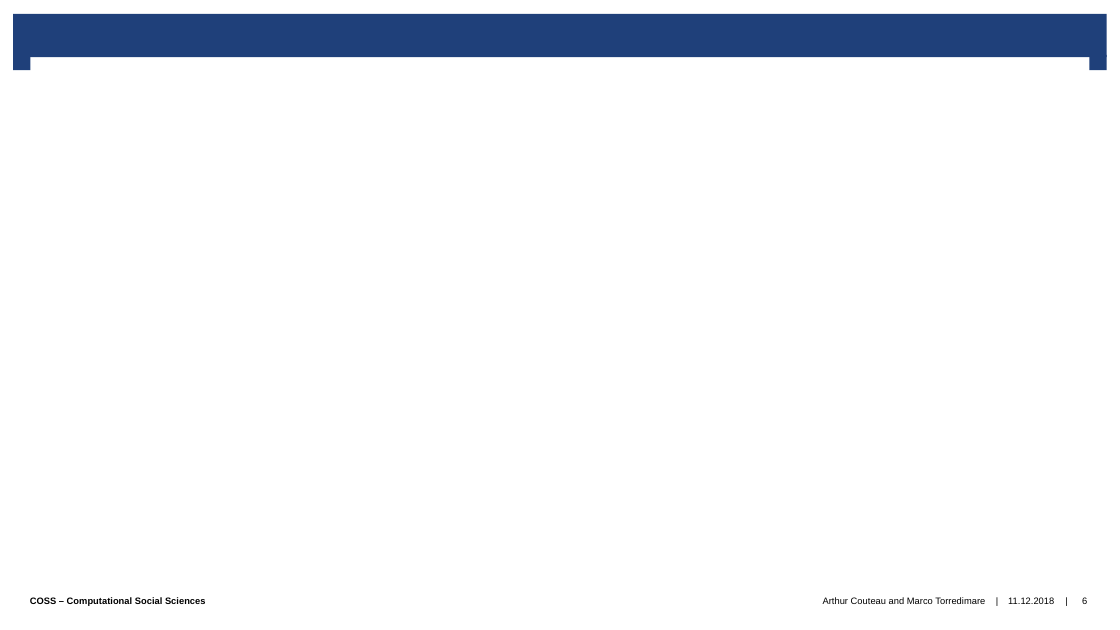
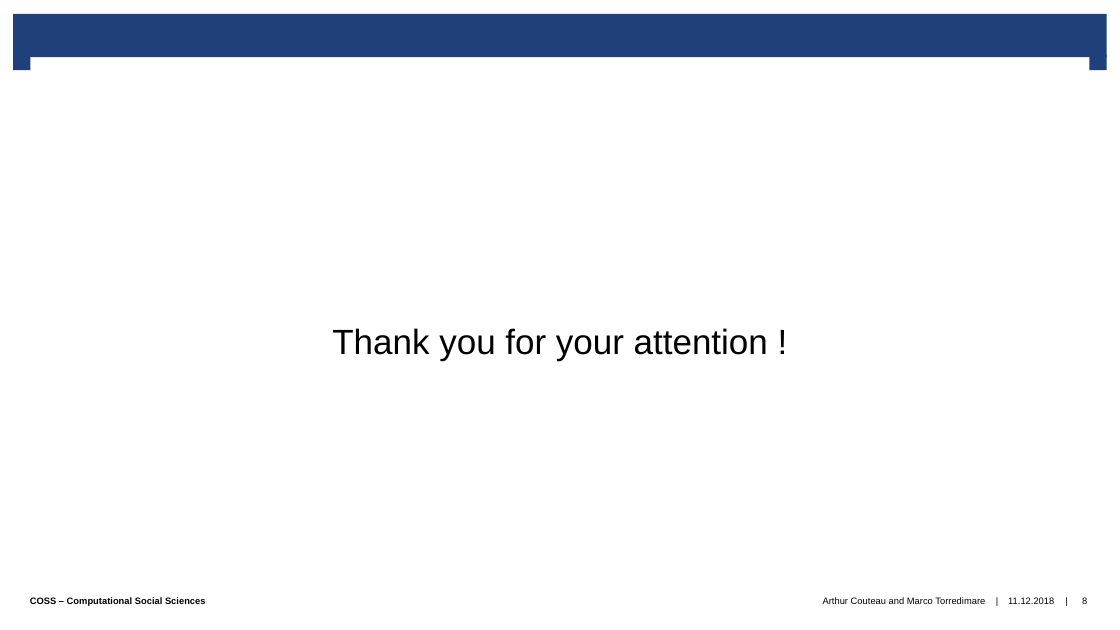
Before and after one commit to tasmaal/Are-you-SIRious-, a slide deck: slide 8 of final_presentation/Presentation.pptx (slide 6 before the commit). Drawn at 1120x630 pixels with LibreOffice and Linux fonts; fonts in the diff are those of the drawing; background and template pictures are left out. Boxes give left, top, right and bottom in pixels: in the first picture for what was removed or moved away, otherwise in the second. Text is boxed around its words. In the diff, an @@ line names an element or a change of style, - is before the commit and + after.

```diff
--- a/final_presentation/Presentation.pptx
+++ b/final_presentation/Presentation.pptx
@@ text added at [332, 328, 768, 360], 30 pt, text #000000 @@
+Thank you for your attention !
@@ page number at [1082, 597, 1087, 606]: text changed @@
-6
+8
```
Also in this commit, not shown: 5 other slides changed, 1 slide removed, 2 other files.
